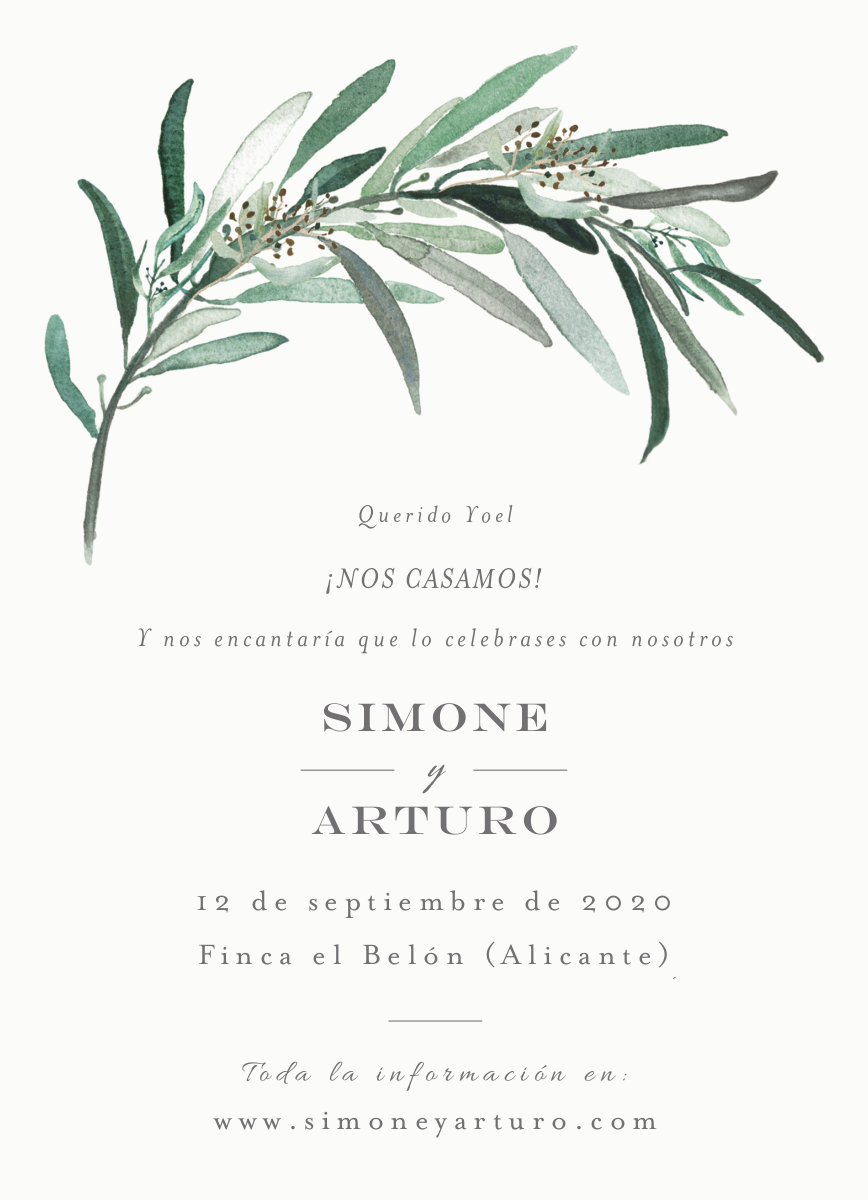
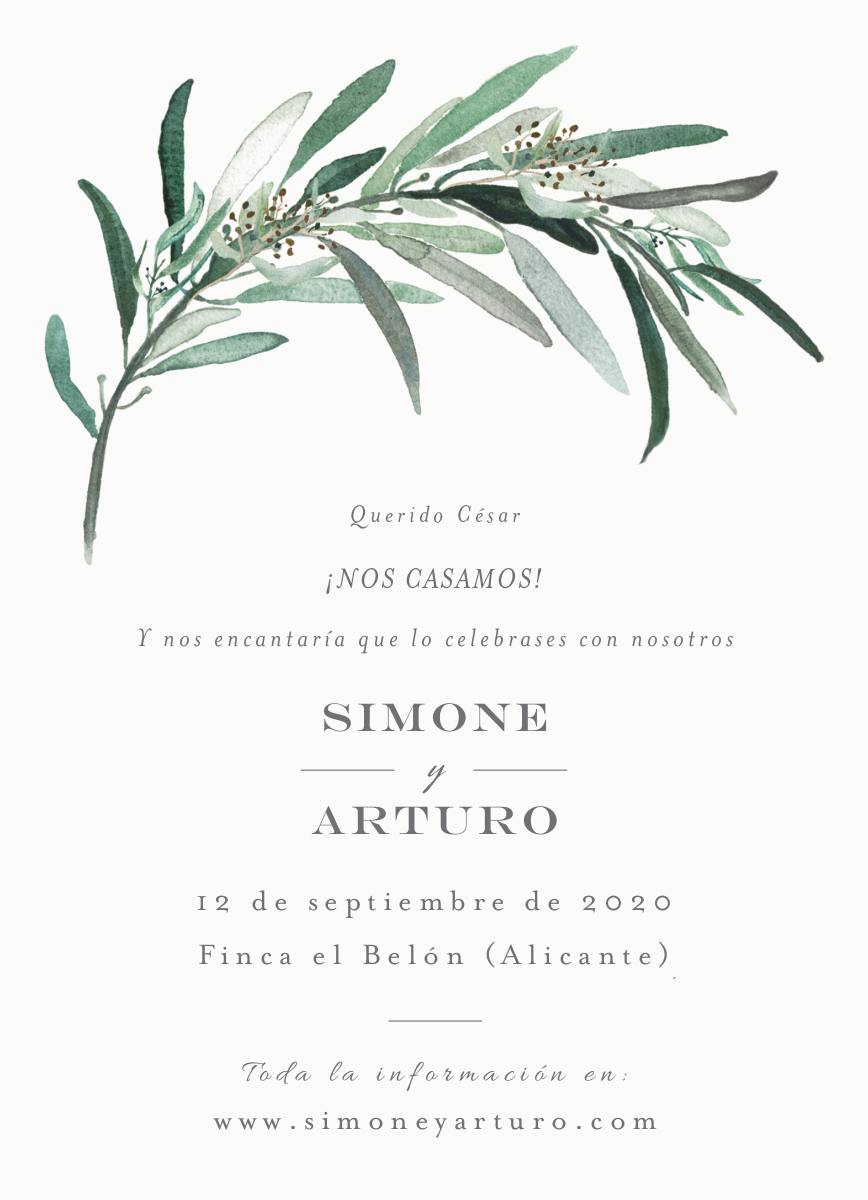
Layered file, before and after one edit (868x1200). Changes by layer:
renamed "Querido Yoel" to "Querido César", painted on it over [350, 505, 520, 529]
